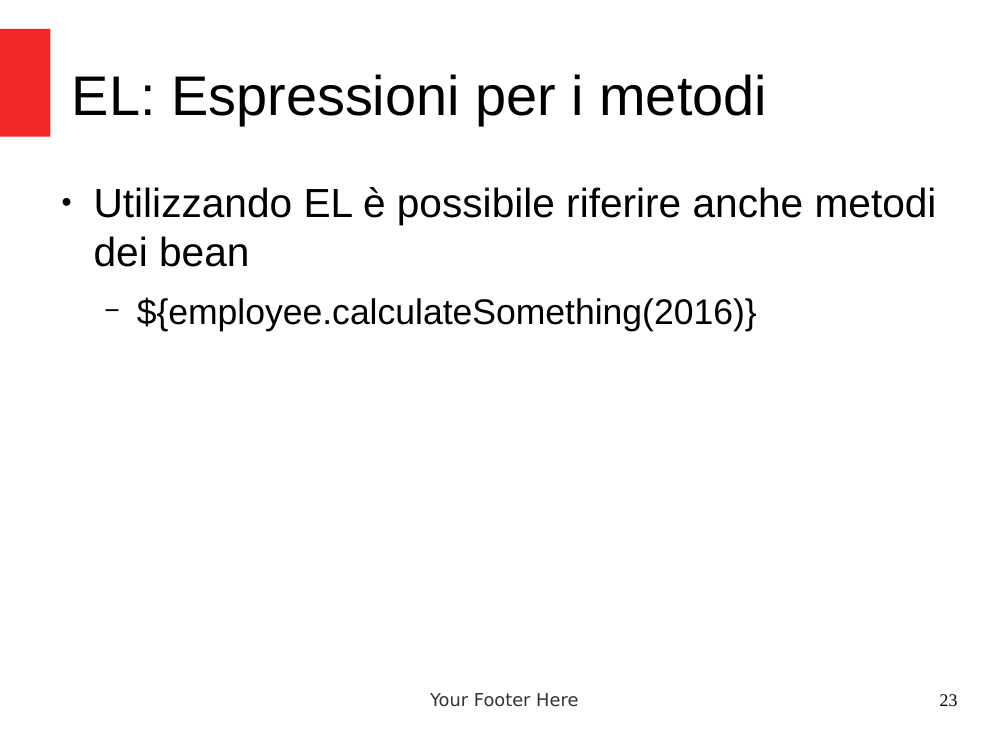
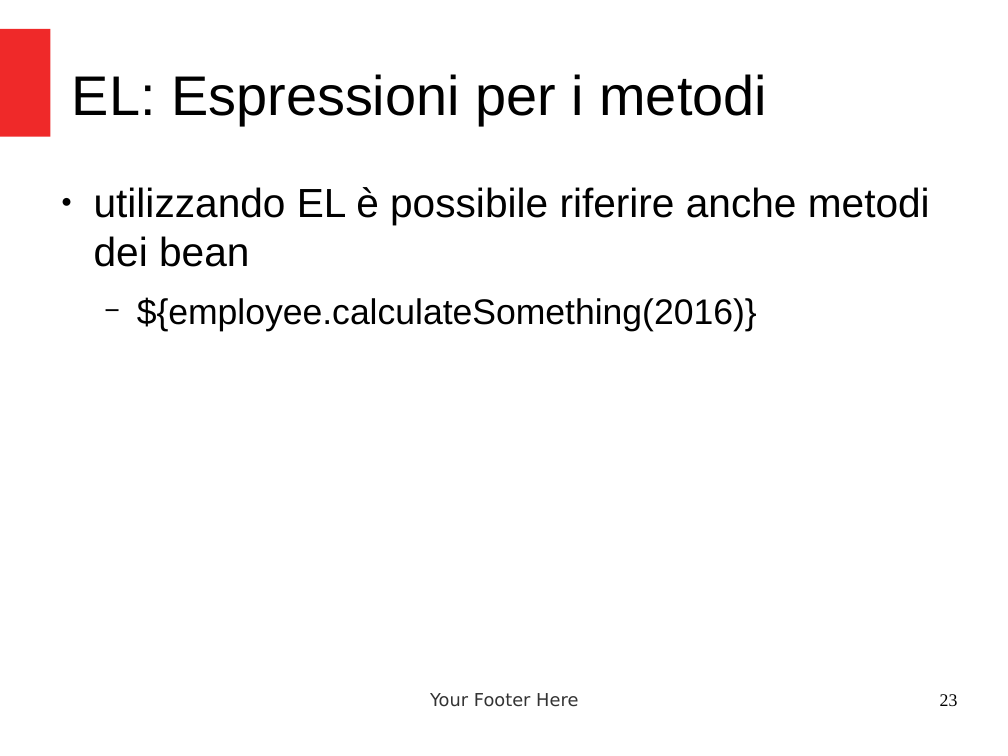
Before and after one commit to criluc/servlet-jsp-tutorial, a slide deck: slide 23 of Introduzione a JSP e Java MVC.odp. Drawn at 1008x756 pixels with LibreOffice and Linux fonts; fonts in the diff are those of the drawing. Boxes give left, top, right and bottom in pixels: in the first picture for what was removed or moved away, otherwise in the second. Text is boxed around its words. In the diff, an @@ line names an element or a change of style, - is before the commit and + after.

```diff
--- a/Introduzione a JSP e Java MVC.odp
+++ b/Introduzione a JSP e Java MVC.odp
@@ text at (x1=94, y1=187, x2=930, y2=267): text changed @@
-● Utilizzando EL è possibile riferire anche metodi dei bean
+● utilizzando EL è possibile riferire anche metodi dei bean
```
Also in this commit, not shown: 5 other slides changed.
